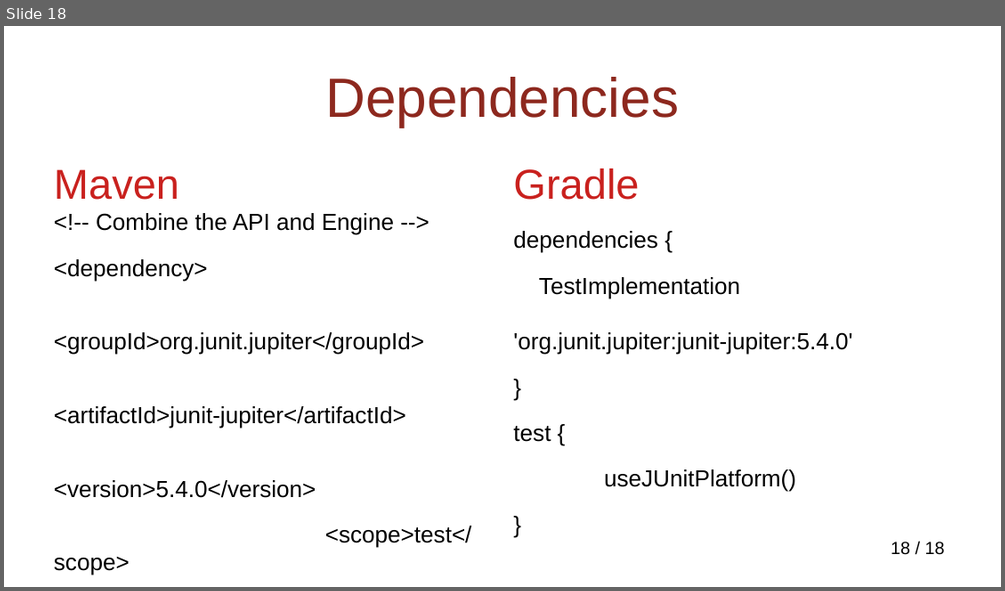
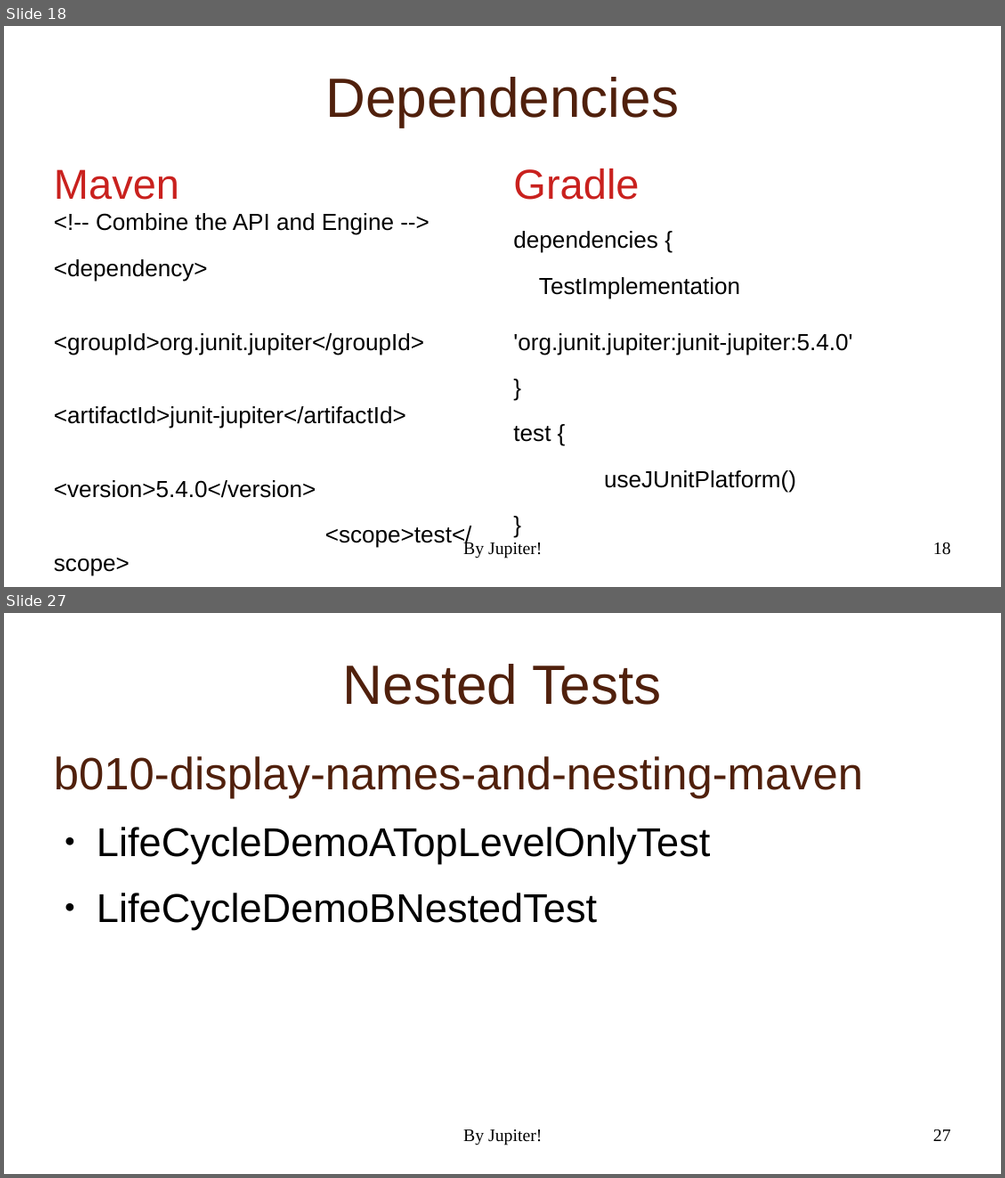
Before and after one commit to NextPoorSlob/JUnit5-Presentation-Sample-Code, a slide deck: ByJupiter.odp. Shown one above the other, each under a label of ours: slide 18 before the commit, slides 18 and 27 after it; the slides between them are not shown. The pictures are 1005x591 and 1005x1178 pixels, drawn with LibreOffice and Linux fonts; fonts in the diff are those of the drawing; background and template pictures are left out. Boxes give left, top, right and bottom in pixels: in the first picture for what was removed or moved away, otherwise in the second. Text is boxed around its words. In the diff, an @@ line names an element or a change of style, - is before the commit and + after.

```diff
--- a/ByJupiter.odp
+++ b/ByJupiter.odp
@@ slide 27 added at (4, 613, 1001, 1174), background picture (left out); not listed: 1 template element that a slide beside it also shows @@
@@ title added at (343, 664, 662, 705), 44 pt, text #50200C @@
+Nested Tests
@@ text added at (54, 756, 863, 930), 32 pt, text #000000 @@
+b010-display-names-and-nesting-maven
+● LifeCycleDemoATopLevelOnlyTest
+● LifeCycleDemoBNestedTest
@@ text added at (463, 1129, 542, 1145), 14 pt, text #000000 @@
+By Jupiter!
@@ slide 18 changed as well @@
@@ title "Dependencies" at (325, 77, 679, 127): text colour #8D281E to #50200C @@
@@ text added at (463, 540, 542, 558), 14 pt, text #000000 @@
+By Jupiter!
@@ page number at (933, 542, 951, 555): text changed; font Arial to Times New Roman @@
-18 / 18
+18
```
Also in this commit, not shown: 17 other slides changed, 15 other slides added.
